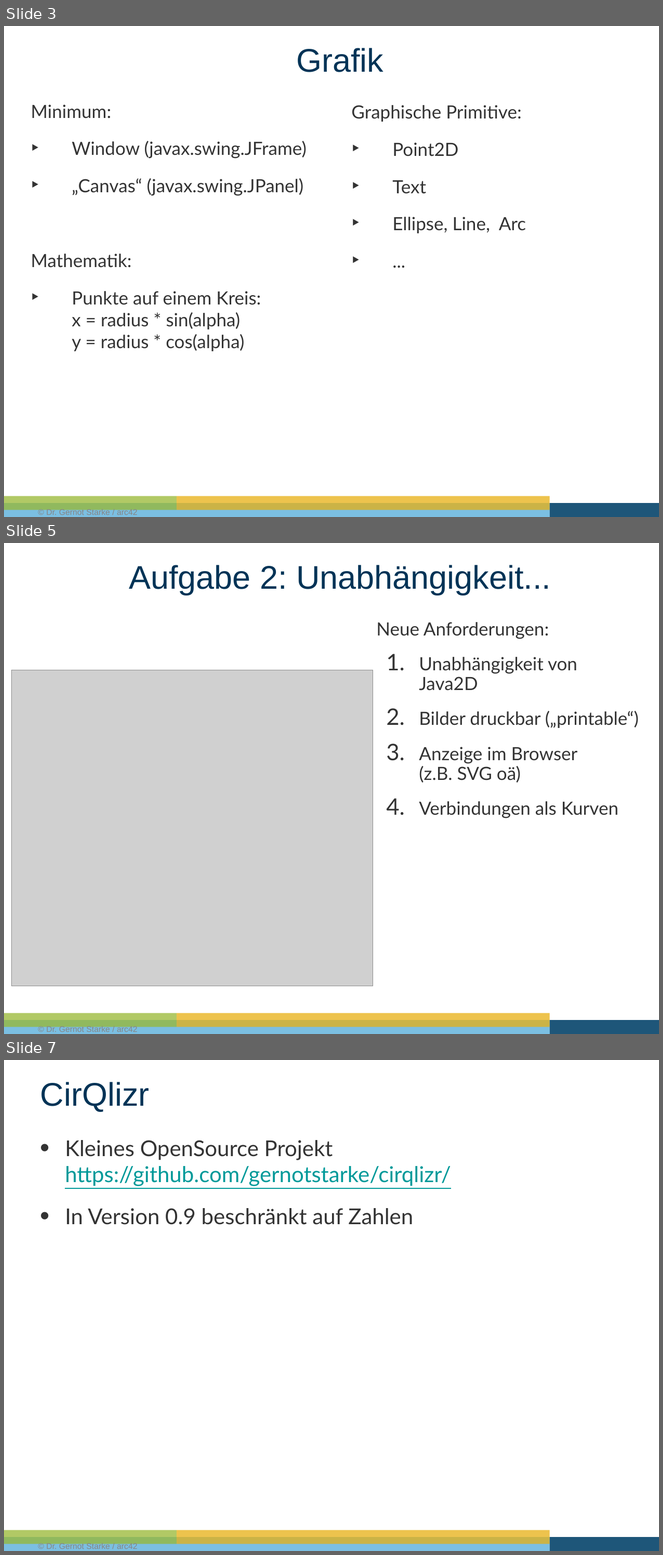
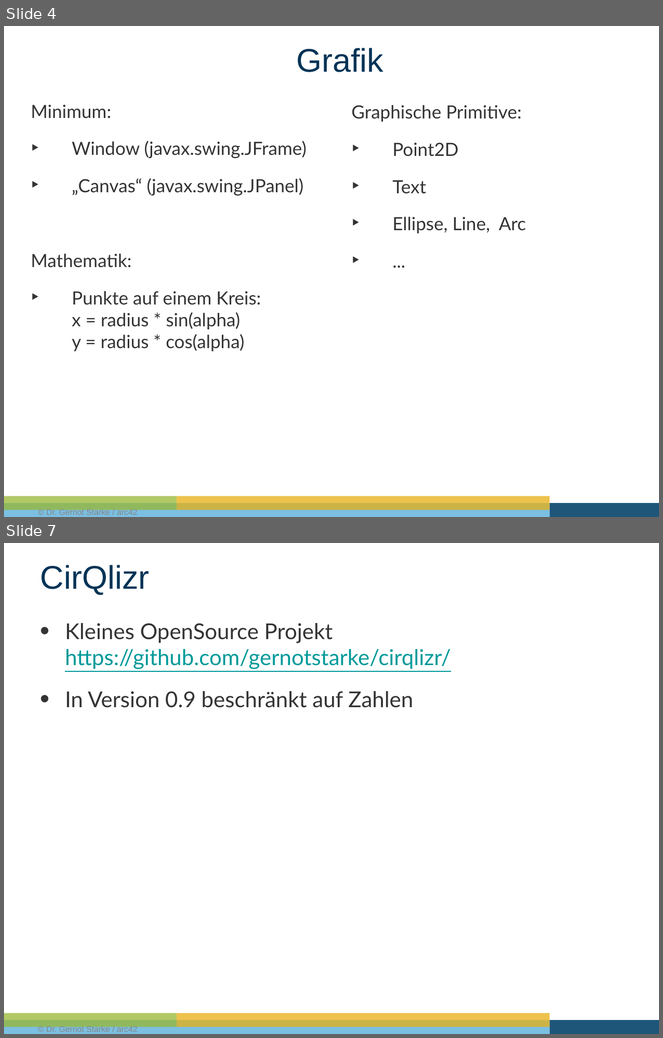
Before and after one commit to gernotstarke/cirQlizr, a slide deck: doc/Design-Challenge.pptx. Shown one above the other, each under a label of ours: slides 3, 5 and 7 before the commit, slides 4 and 7 after it; the slides between them are not shown. The pictures are 663x1555 and 663x1038 pixels, drawn with LibreOffice and Linux fonts; fonts in the diff are those of the drawing; grey boxes stand for pictures. Boxes give left, top, right and bottom in pixels: in the first picture for what was removed or moved away, otherwise in the second. Text is boxed around its words. In the diff, an @@ line names an element or a change of style, - is before the commit and + after.

```diff
--- a/doc/Design-Challenge.pptx
+++ b/doc/Design-Challenge.pptx
@@ slide 5 removed at (x1=4, y1=543, x2=659, y2=1034), background #FFFFFF; not listed: 5 template elements that a slide beside it also shows @@
@@ title removed at (x1=129, y1=565, x2=551, y2=594) @@
-Aufgabe 2: Unabhängigkeit...
@@ text removed at (x1=376, y1=622, x2=639, y2=819) @@
-  Neue Anforderungen:
-  1. Unabhängigkeit von Java2D
-  2. Bilder druckbar („printable“)
-  3. Anzeige im Browser
-     (z.B. SVG oä)
-  4. Verbindungen als Kurven
@@ picture removed at (x1=12, y1=670, x2=373, y2=987) @@
@@ what was slide 3 is now slide 4 @@
```
Also in this commit, not shown: 3 slides changed, 1 slide added.
